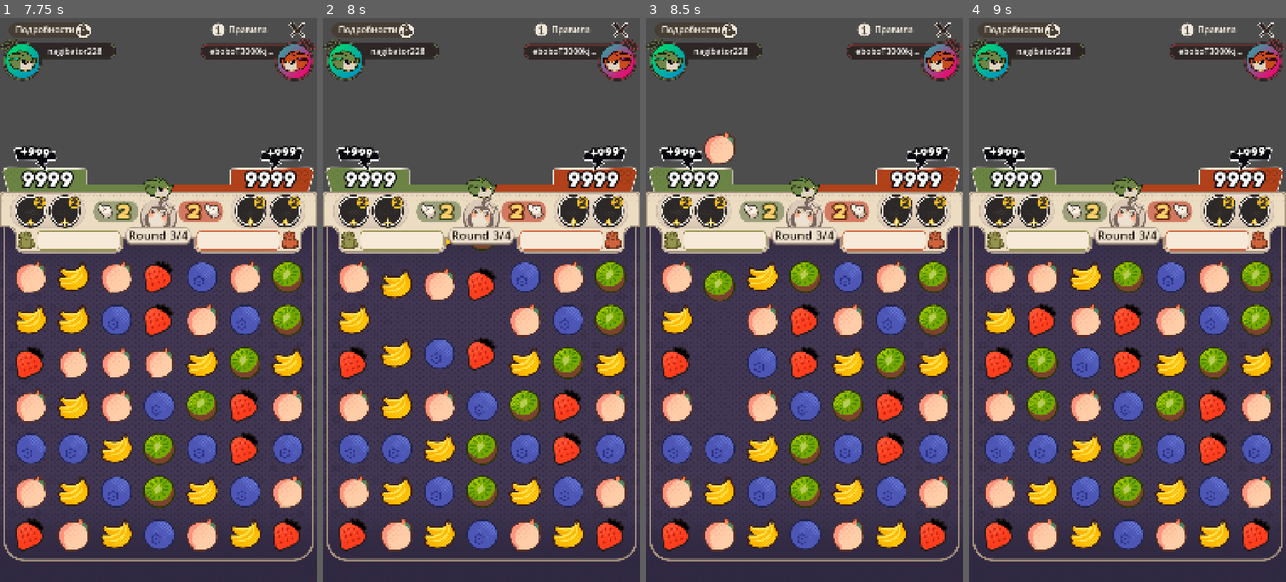
Above: before the commit, frames 1-4 (left to right).
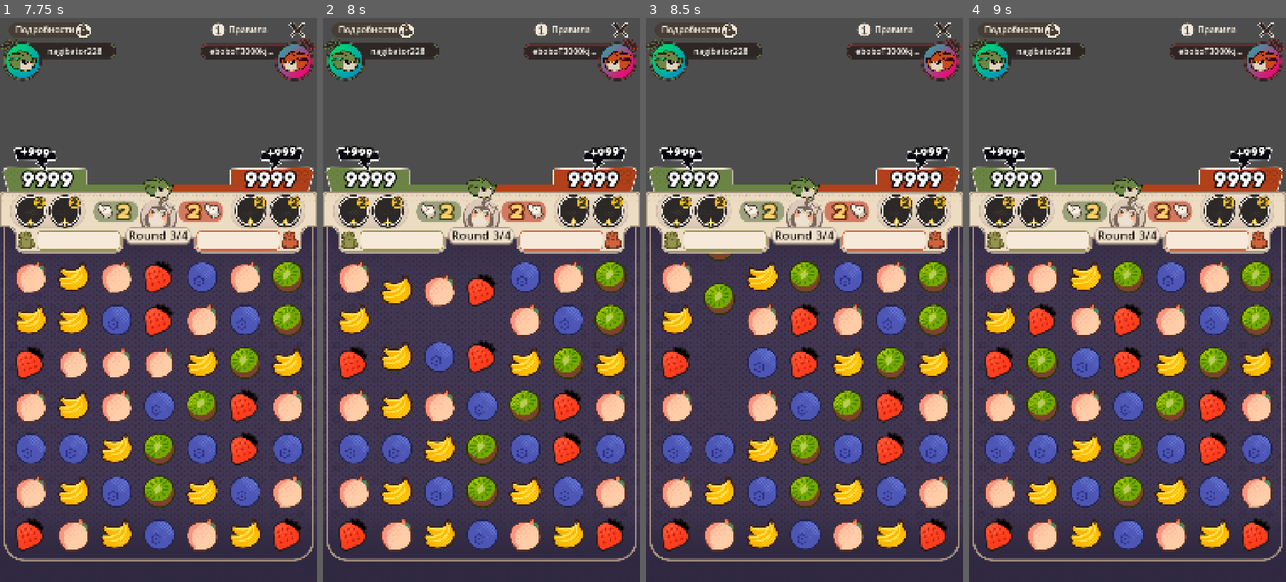
Above: after the commit, the same moments.

Repository: kakachaDev/origami-battle-godot
Game: Godot game, scene res://Assets/Scenes/game.tscn
Two runs of this game, one before a commit and one after it. Both use one fixed random seed, a clock stepped at 60 frames per second and the inputs below. Before the commit the project has no main scene; this scene is started directly in both runs.
Inputs (mouse positions are in pixels of both pictures, inside the frame that each line leads up to):
- Up to frame 1 (7.75 s): click "Правила" at 0.5 s; click "Подробности" at 1.25 s; click (31, 209) at 2.02 s; click "Правила" at 2.75 s; click "Подробности" at 3.5 s; click (31, 209) at 4.27 s; click "Правила" at 5 s; click "Подробности" at 5.75 s; click (31, 209) at 6.52 s; tap Enter at 7.25 s; drag from (158, 407) to (190, 175) at 7.27 s
- Up to frame 2 (8 s): no input
- Up to frame 3 (8.5 s): drag from (741, 328) to (788, 412) at 8.02 s
- Up to frame 4 (9 s): move the mouse to (1159, 175) at 8.77 s; click (1159, 175) at 8.92 s

Frame 1 is identical in both runs. In frame 2, 1.9% of the frame differs, in the area x 18-55%, y 39-64%; in frame 3, 1.2%; in frame 4, nothing differs.

Commit message:
Small changes in boad animation, and game field

Diff:
--- a/Assets/Scenes/game.tscn
+++ b/Assets/Scenes/game.tscn
@@ -3,6 +3,7 @@
 [ext_resource type="Texture2D" uid="uid://bh18b1kmo8blk" path="res://Assets/Sprites/example.png" id="1_g77ca"]
 [ext_resource type="Texture2D" uid="uid://bu8dr8bohvsvn" path="res://Assets/Sprites/Background/Background.png" id="2_p7xq5"]
 [ext_resource type="Texture2D" uid="uid://d100yfoav47ci" path="res://Assets/Sprites/TopMenu/Rules.png" id="3_16r2i"]
+[ext_resource type="Script" path="res://Assets/Scripts/GemData.gd" id="4_gvrie"]
 [ext_resource type="Texture2D" uid="uid://d3m7xirhjch60" path="res://Assets/Sprites/TopMenu/ABout.png" id="4_sqxpa"]
 [ext_resource type="Texture2D" uid="uid://cdec5qjamnwn0" path="res://Assets/Sprites/TopMenu/ESC.png" id="5_dri85"]
 [ext_resource type="Texture2D" uid="uid://l02qfx37tfx0" path="res://Assets/Sprites/Nickname_bar/NickAva_player.png" id="6_ui87a"]
@@ -13,15 +14,17 @@
 [ext_resource type="FontFile" uid="uid://ccwwltsq0oe2h" path="res://Assets/Fonts/Original/Chicoree Em. Bold.otf" id="11_8lgte"]
 [ext_resource type="PackedScene" uid="uid://d1s64dis7nal5" path="res://Assets/Prefabs/PassiveStack.tscn" id="12_pssv1"]
 [ext_resource type="Texture2D" uid="uid://vkdn0oa364pa" path="res://Assets/Sprites/Hotbar/+SCORE.png" id="16_4cxsk"]
-[ext_resource type="Script" path="res://Assets/Scripts/GameBoard.gd" id="30_gboard"]
+[ext_resource type="PackedScene" uid="uid://8nhbmbocunoe" path="res://Assets/Prefabs/ActiveSkillBase.tscn" id="27_absk1"]
+[ext_resource type="PackedScene" uid="uid://cscoreline001" path="res://Assets/Prefabs/ScoreLine.tscn" id="28_scln1"]
+[ext_resource type="Script" uid="uid://cgameboard01a" path="res://Assets/Scripts/GameBoard.gd" id="30_gboard"]
 [ext_resource type="Resource" uid="uid://dgemred00001a" path="res://Assets/Resources/Gems/Red.tres" id="31_gemred"]
 [ext_resource type="Resource" uid="uid://dgemblue0001a" path="res://Assets/Resources/Gems/Blue.tres" id="32_gemblue"]
 [ext_resource type="Resource" uid="uid://dgemgreen001a" path="res://Assets/Resources/Gems/Green.tres" id="33_gemgreen"]
 [ext_resource type="Resource" uid="uid://dgempink0001a" path="res://Assets/Resources/Gems/Pink.tres" id="34_gempink"]
 [ext_resource type="Resource" uid="uid://dgembnana001a" path="res://Assets/Resources/Gems/Banana.tres" id="35_gembanana"]
 
-[ext_resource type="PackedScene" uid="uid://8nhbmbocunoe" path="res://Assets/Prefabs/ActiveSkillBase.tscn" id="27_absk1"]
-[ext_resource type="PackedScene" uid="uid://cscoreline001" path="res://Assets/Prefabs/ScoreLine.tscn" id="28_scln1"]
+[sub_resource type="StyleBoxFlat" id="StyleBoxFlat_ttsg4"]
+bg_color = Color(1, 1, 1, 1)
 
 [sub_resource type="StyleBoxFlat" id="StyleBoxFlat_1umtg"]
 corner_radius_top_left = 1000
@@ -91,15 +94,16 @@
 grow_vertical = 2
 texture = ExtResource("2_p7xq5")
 
-[node name="Gems" type="Control" parent="GameField" unique_id=1552780601]
+[node name="Gems" type="Panel" parent="GameField" unique_id=2039575431]
 clip_children = 1
 layout_mode = 0
 offset_left = 20.0
 offset_top = 136.0
 offset_right = 1064.0
 offset_bottom = 1180.0
+theme_override_styles/panel = SubResource("StyleBoxFlat_ttsg4")
 script = ExtResource("30_gboard")
-gem_resources = [ExtResource("31_gemred"), ExtResource("32_gemblue"), ExtResource("33_gemgreen"), ExtResource("34_gempink"), ExtResource("35_gembanana")]
+gem_resources = Array[ExtResource("4_gvrie")]([ExtResource("31_gemred"), ExtResource("32_gemblue"), ExtResource("33_gemgreen"), ExtResource("34_gempink"), ExtResource("35_gembanana")])
 
 [node name="TopMenu" type="Control" parent="." unique_id=1172136226]
 layout_mode = 1
@@ -608,7 +612,6 @@
 offset_bottom = 113.0
 grow_horizontal = 1
 grow_vertical = 1
-disabled = true
 
 [node name="Slot2" type="Control" parent="HotBar/R_ActiveSkillSlots" unique_id=788304366]
 anchors_preset = 0
@@ -629,4 +632,3 @@
 offset_bottom = 113.0
 grow_horizontal = 1
 grow_vertical = 1
-disabled = true
--- a/Assets/Scripts/BoardAnimator.gd
+++ b/Assets/Scripts/BoardAnimator.gd
@@ -37,7 +37,7 @@
 	if entries.is_empty():
 		return
 	var tw := create_tween().set_parallel(true)
-	tw.set_ease(Tween.EASE_IN).set_trans(Tween.TRANS_CUBIC)
+	tw.set_ease(Tween.EASE_IN).set_trans(Tween.TRANS_QUAD)
 	for e in entries:
 		var dist := absf((e.cell as Control).position.y - e.target.y)
 		var delay: float = e.get("delay", 0.0)
--- a/project.godot
+++ b/project.godot
@@ -11,9 +11,8 @@
 [application]
 
 config/name="Origami Battle"
+run/main_scene="uid://cxuu2uajmap7n"
 config/features=PackedStringArray("4.6", "GL Compatibility")
-boot_splash/bg_color=Color(0.20159997, 0.1624, 0.28, 1)
-boot_splash/image="uid://wxul8g6hsc2v"
 config/icon="uid://wxul8g6hsc2v"
 
 [display]
